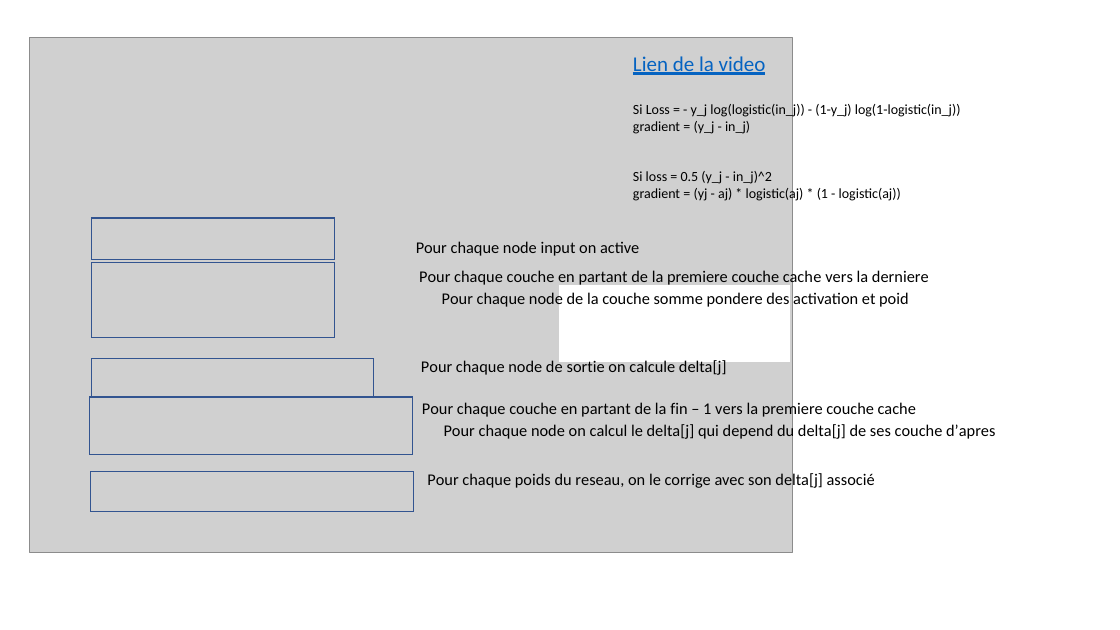
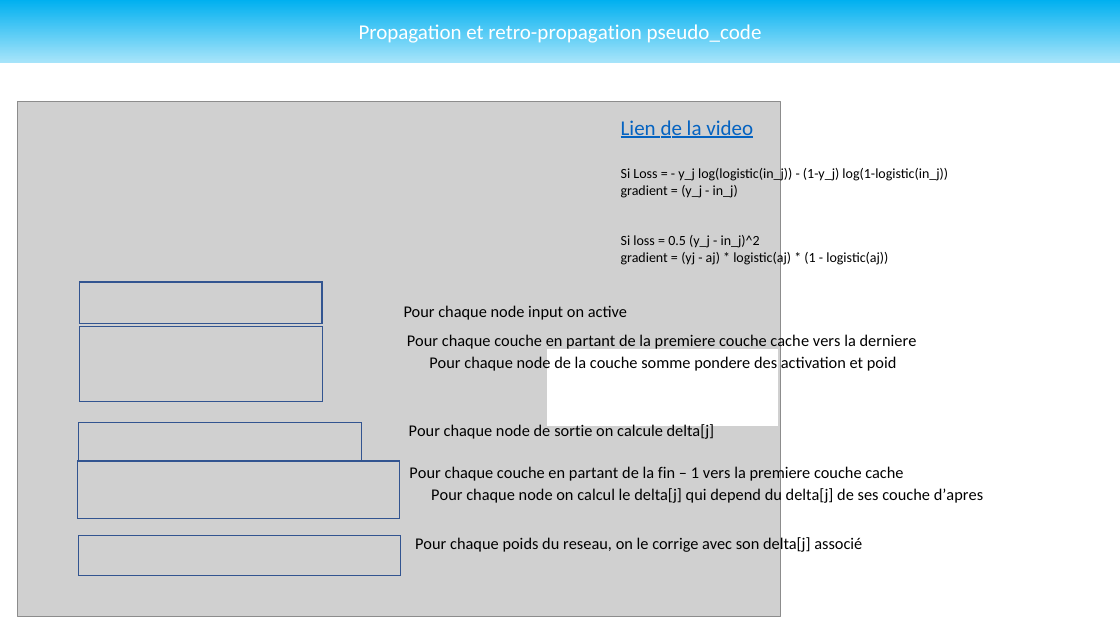
Before and after one commit to Undefined-Team/ProtoDeep-old, a slide deck: slide 7 of Docs/Draft/Draft_Struct.pptx (slide 4 before the commit). Drawn at 1120x630 pixels with LibreOffice and Linux fonts; fonts in the diff are those of the drawing; grey boxes stand for pictures. Boxes give left, top, right and bottom in pixels: in the first picture for what was removed or moved away, otherwise in the second. Text is boxed around its words. In the diff, an @@ line names an element or a change of style, - is before the commit and + after.

```diff
--- a/Docs/Draft/Draft_Struct.pptx
+++ b/Docs/Draft/Draft_Struct.pptx
@@ rectangle added at [0,0,1120,62], fill gradient #00B0F0 to #A6E4FA, 18 pt, text #FFFFFF @@
+Propagation et retro-propagation pseudo_code
@@ 6 texts, 1 picture, 1 rectangle: place and size @@
-6 texts, 1 picture, 1 rectangle at [29,38,995,552]
+6 texts, 1 picture, 1 rectangle at [18,102,983,616]
@@ 5 rectangles, 2 texts: place and size @@
-5 rectangles, 2 texts at [90,218,929,512]
+5 rectangles, 2 texts at [77,282,917,576]
```
Also in this commit, not shown: 4 other slides changed, 5 slides added, 1 other file.
